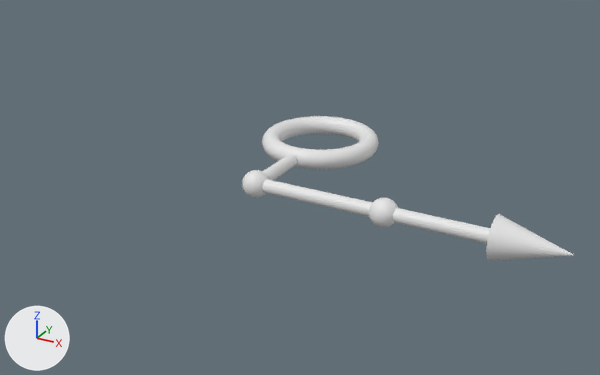
One commit to the OBJ model Assets/Modules/Azure/Assets/Arrows/Arrow-022.obj: the scene before it, then after it.
Camera for both pictures: a 50 mm camera at (2.93, -5.67, 2.38) aimed at (0.05, -0.43, -0.24). The axes (+X, +Y, +Z) are drawn at lower left. The lights are the same throughout. Where no turn or scale is listed for an object, it has been applied to the vertices. Vertices at the same position are counted once.

Before the edit, the objects in view are built like this:
```python
me_arrow_022 = bpy.data.meshes.new('Arrow-022')
me_arrow_022.from_pydata(...)  # 3251 vertices, 3142 faces; spans x -0.47..2.25, y -1.15..0.47, z -0.15..0.15
ob_arrow_022 = bpy.data.objects.new('Arrow-022', me_arrow_022)
ob_arrow_022.location = (0.0, 0.0, 0.0)
```
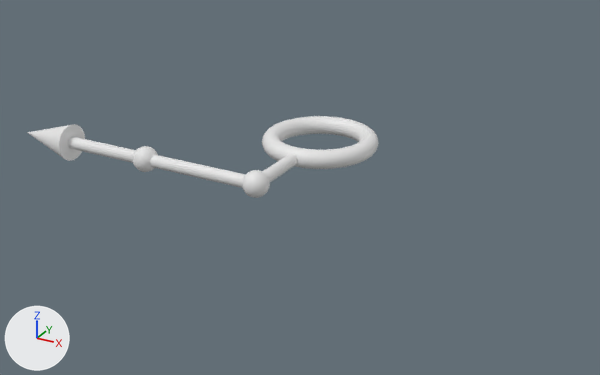
Pixel boxes (x1, y1, x2, y2) of what changed, in the pictures (600 x 375 px; the box of a moved part takes in the faces that stretch with it):
'Arrow-022', reshaped (43% shorter)
    before: (242, 116, 575, 261)
    after: (27, 116, 379, 198)
part 1 of me_arrow_022, moved or reshaped
    before: (486, 214, 575, 261)
    after: (27, 124, 85, 161)
part 2 of me_arrow_022, added
    after: (132, 146, 158, 172)
part 3 of me_arrow_022, deleted
    before: (369, 198, 398, 228)
part 4 of me_arrow_022, moved or reshaped
    before: (245, 179, 490, 244)
    after: (68, 137, 252, 190)

What changed in the scene script:
```text
Change me_arrow_022:
    used by ob_arrow_022; location = (0.0, 0.0, 0.0)
    remove me_arrow_022.from_pydata(...)  # 3251 vertices, 3142 faces; spans x -0.47..2.25, y -1.15..0.47, z -0.15..0.15
    add me_arrow_022.from_pydata(...)  # 3250 vertices, 3142 faces; spans x -2.25..0.47, y -1.15..0.47, z -0.15..0.15
    me_arrow_022 part 1: the loose piece of 33 vertices spanning x 1.75..2.25, y -1.15..-0.85, z -0.15..0.15 is turned -180 degrees about the y axis through the mesh origin
    me_arrow_022 part 2: a new loose piece of 1009 vertices spanning x -1.1..-0.9, y -1.1..-0.9, z -0.1..0.1
    me_arrow_022 part 3: the loose piece of 1010 vertices spanning x 0.9..1.1, y -1.1..-0.9, z -0.1..0.1 is deleted
    me_arrow_022 part 4
    64 vertices are removed from x 1.0..2.0, y -1.05..-0.95, z -0.05..0.05
    139 faces are deleted
    4 vertices move within x -0.02..0.02, y -1.1..-0.9, z 0.0
    32 new vertices lie (-1.0, 0.0, 0.0) away from vertices in x 0.0, y -1.05..-0.95, z -0.05..0.05
    32 new vertices lie (-1.0, 0.0, 0.0) away from vertices in x -1.0, y -1.05..-0.95, z -0.05..0.05
    139 new faces join them
```
